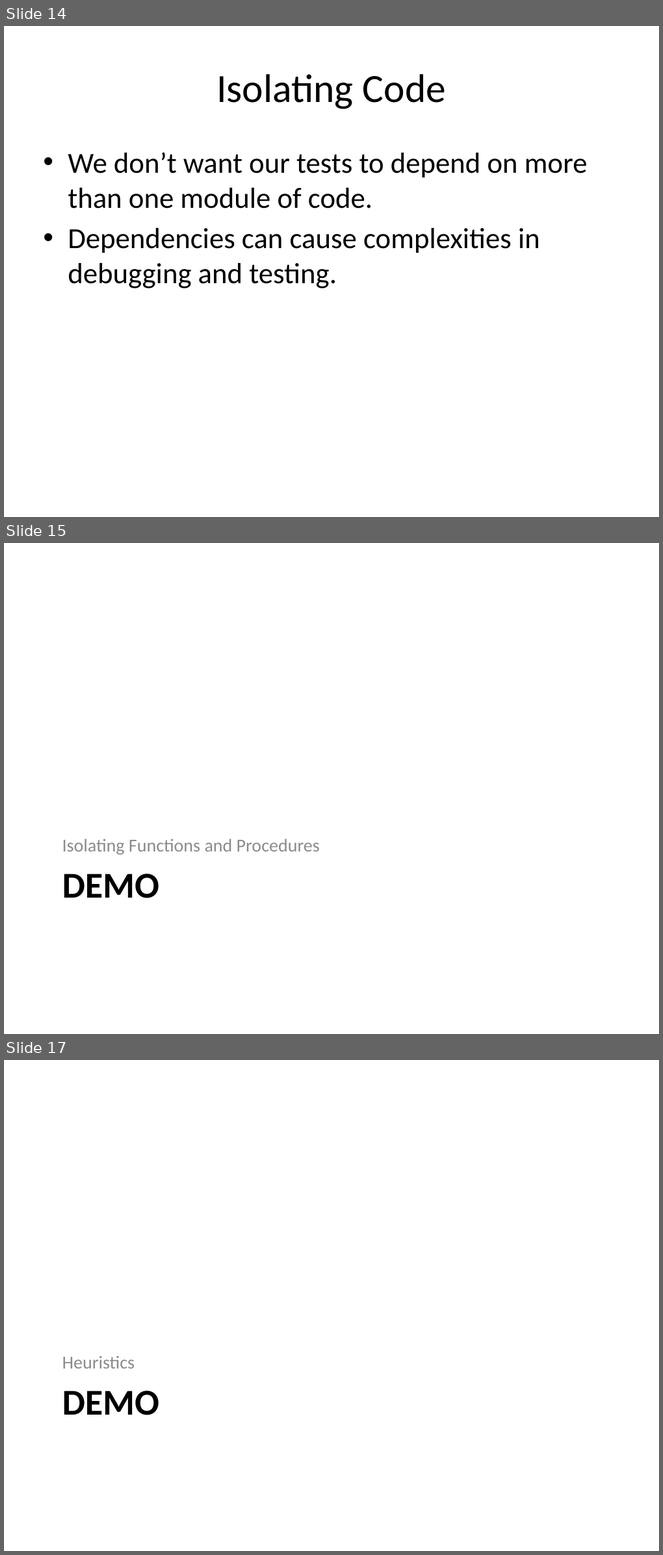
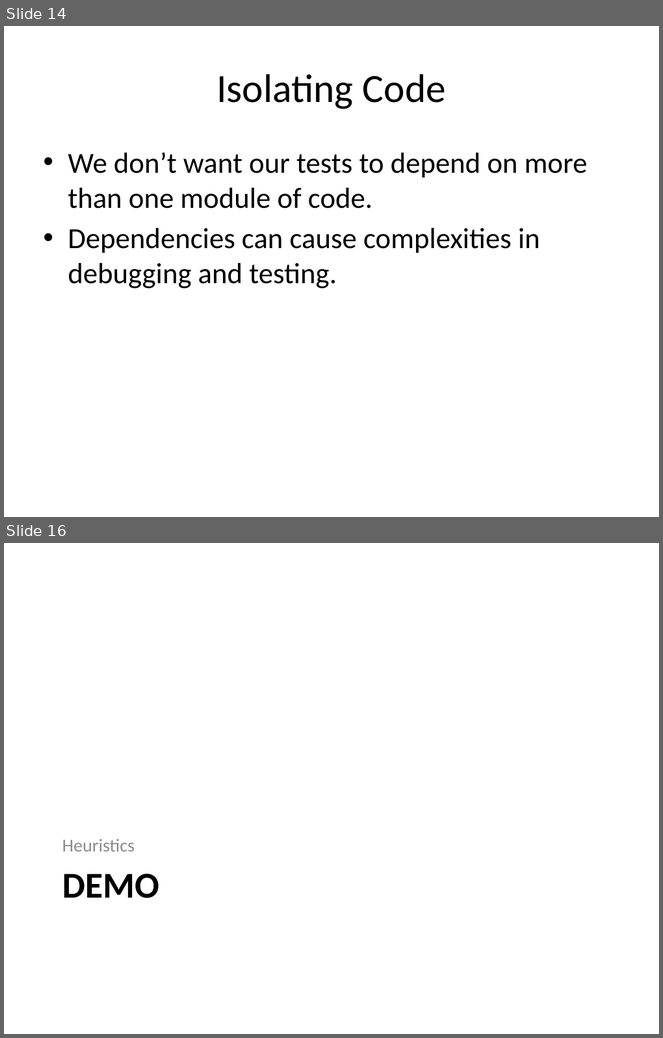
Before and after one commit to way0utwest/TestingT-SQLMadeEasy, a slide deck: TestingT-SQLMadeEasy.pptx. Shown one above the other, each under a label of ours: slides 14, 15 and 17 before the commit, slides 14 and 16 after it; the slides between them are not shown. The pictures are 663x1555 and 663x1038 pixels, drawn with LibreOffice and Linux fonts; fonts in the diff are those of the drawing. Boxes give left, top, right and bottom in pixels: in the first picture for what was removed or moved away, otherwise in the second. Text is boxed around its words. In the diff, an @@ line names an element or a change of style, - is before the commit and + after.

```diff
--- a/TestingT-SQLMadeEasy.pptx
+++ b/TestingT-SQLMadeEasy.pptx
@@ slide 15 removed at bbox=[4, 543, 659, 1034], background #FFFFFF @@
@@ text removed at bbox=[62, 839, 320, 855] @@
-Isolating Functions and Procedures
@@ title removed at bbox=[62, 874, 159, 899] @@
-DEMO
@@ what was slide 17 is now slide 16 @@
```
Also in this commit, not shown: 2 slides changed, 1 slide added, 2 other slides removed.
